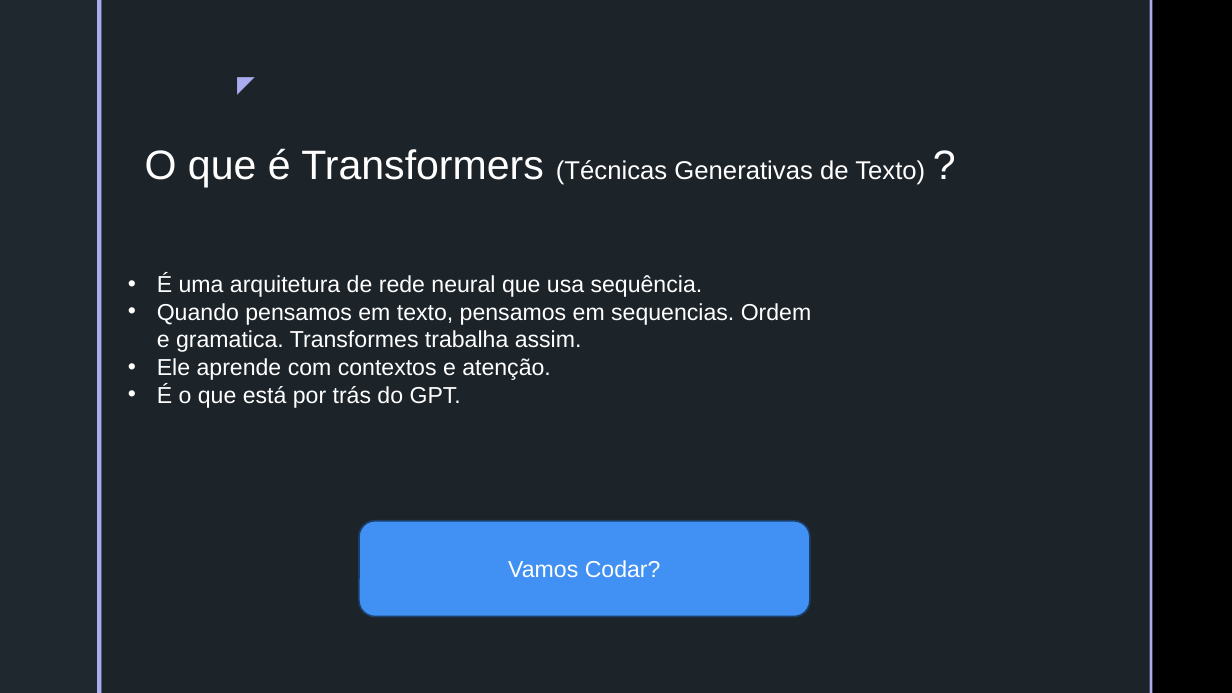
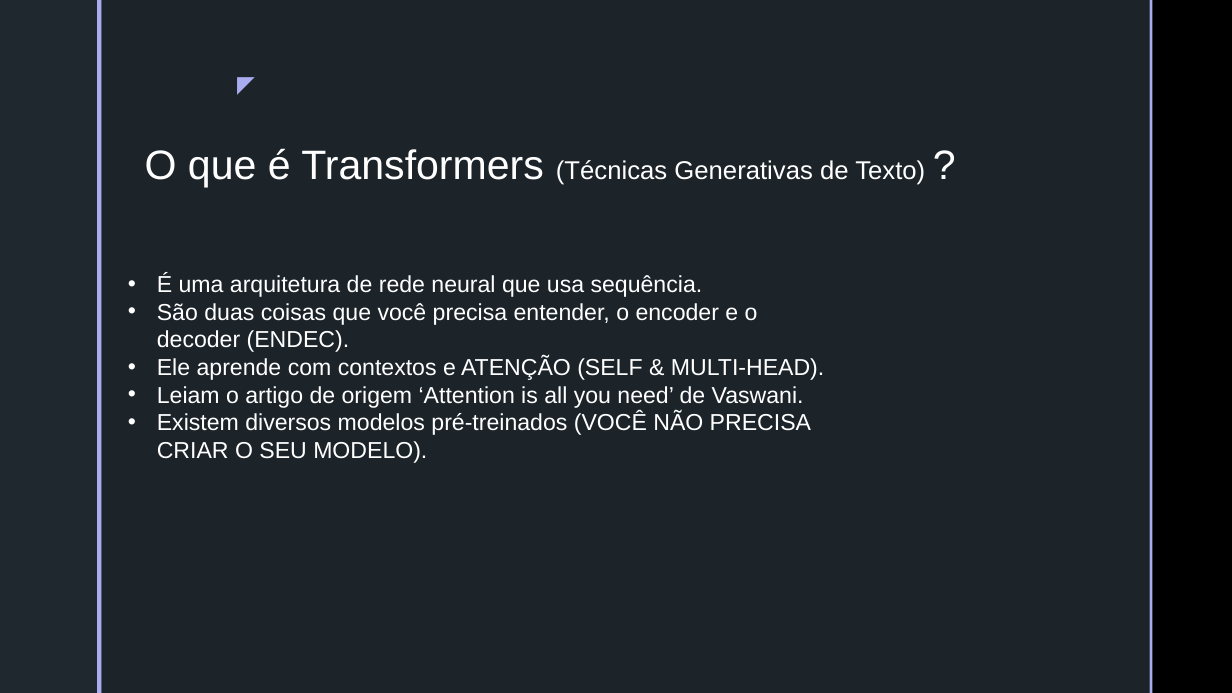
Before and after one commit to batestin1/code_the_future_diobot, a slide deck: slide 16 of materiais/LLM-DIO.pptx (slide 18 before the commit). Drawn at 1232x693 pixels with LibreOffice and Linux fonts; fonts in the diff are those of the drawing; background and template pictures are left out. Boxes give left, top, right and bottom in pixels: in the first picture for what was removed or moved away, otherwise in the second. Text is boxed around its words. In the diff, an @@ line names an element or a change of style, - is before the commit and + after.

```diff
--- a/materiais/LLM-DIO.pptx
+++ b/materiais/LLM-DIO.pptx
@@ text at (x1=157, y1=303, x2=824, y2=463): text changed @@
-• Quando pensamos em texto, pensamos em sequencias. Ordem e gramatica. Transformes trabalha assim.
-• Ele aprende com contextos e atenção.
-• É o que está por trás do GPT.
+• São duas coisas que você precisa entender, o encoder e o decoder (ENDEC).
+• Ele aprende com contextos e ATENÇÃO (SELF & MULTI-HEAD).
+• Leiam o artigo de origem ‘Attention is all you need’ de Vaswani.
+• Existem diversos modelos pré-treinados (VOCÊ NÃO PRECISA CRIAR O SEU MODELO).
@@ rounded rectangle removed at (x1=360, y1=521, x2=811, y2=617) @@
-Vamos Codar?
```
Also in this commit, not shown: 6 other slides changed, 1 slide added, 5 other files.
